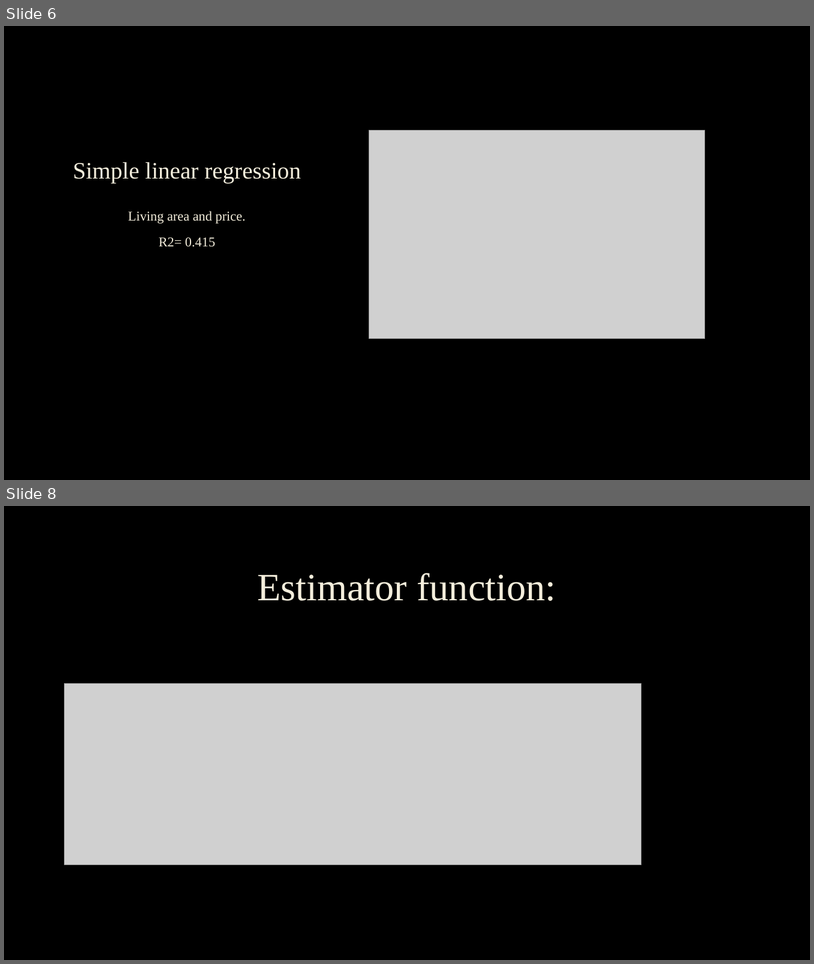
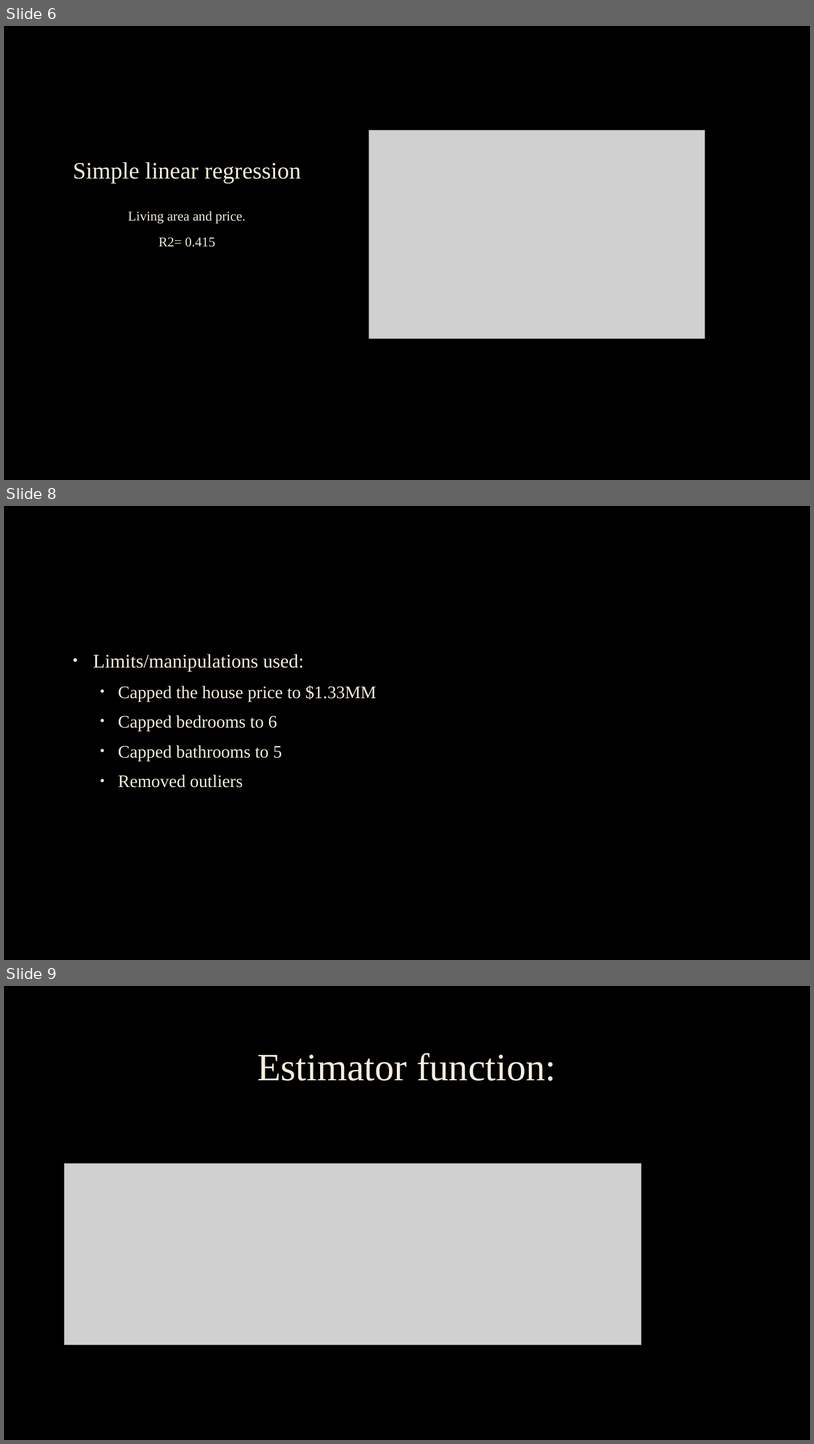
Before and after one commit to djournic/Simple_linear_Regression, a slide deck: NT Presentation.pptx. Shown one above the other, each under a label of ours: slides 6 and 8 before the commit, slides 6, 8 and 9 after it; the slides between them are not shown. The pictures are 814x964 and 814x1444 pixels, drawn with LibreOffice and Linux fonts; fonts in the diff are those of the drawing; grey boxes stand for pictures; background and template pictures are left out. Boxes give left, top, right and bottom in pixels: in the first picture for what was removed or moved away, otherwise in the second. Text is boxed around its words. In the diff, an @@ line names an element or a change of style, - is before the commit and + after.

```diff
--- a/NT Presentation.pptx
+++ b/NT Presentation.pptx
@@ slide 8 added at (4, 506, 810, 960), background picture (left out) @@
@@ text added at (93, 654, 377, 787), 21 pt, text #F4EEDC @@
+• Limits/manipulations used:
+  • Capped the house price to $1.33MM
+  • Capped bedrooms to 6
+  • Capped bathrooms to 5
+  • Removed outliers
@@ what was slide 8 is now slide 9 @@
```
Also in this commit, not shown: 3 slides changed, 5 other files.
